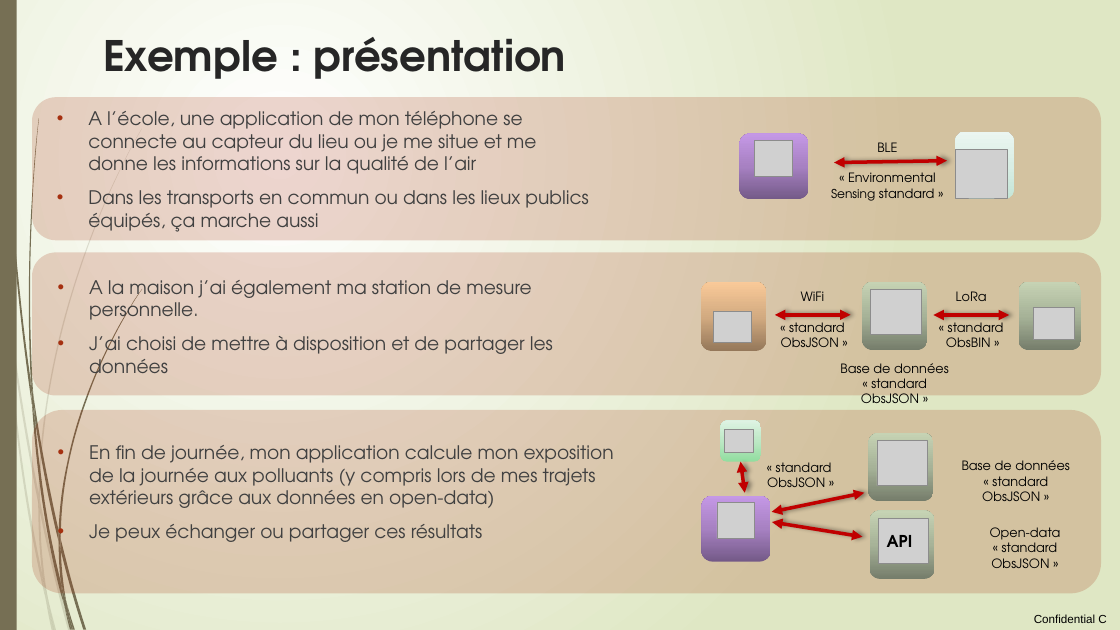
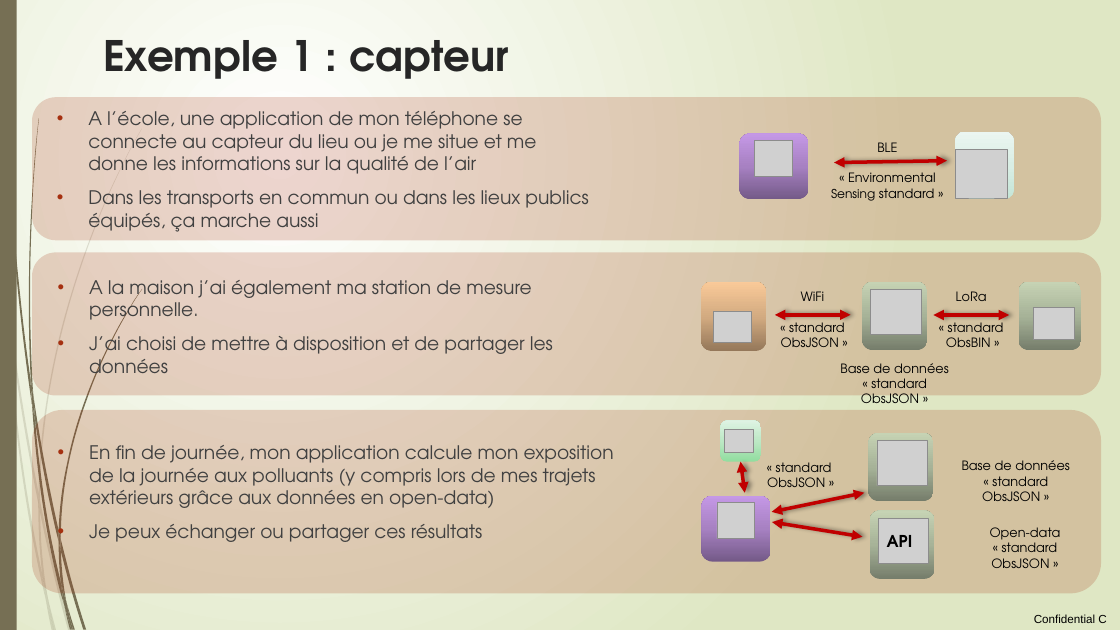
Before and after one commit to loco-philippe/Environmental-Sensing, a slide deck: slide 9 of documentation/initiative citoyenne.pptx. Drawn at 1120x630 pixels with LibreOffice and Linux fonts; fonts in the diff are those of the drawing; grey boxes stand for pictures; background and template pictures are left out. Boxes give left, top, right and bottom in pixels: in the first picture for what was removed or moved away, otherwise in the second. Text is boxed around its words. In the diff, an @@ line names an element or a change of style, - is before the commit and + after.

```diff
--- a/documentation/initiative citoyenne.pptx
+++ b/documentation/initiative citoyenne.pptx
@@ title at bbox=[103, 40, 509, 79]: text changed @@
-Exemple : présentation
+Exemple 1 : capteur
```
Also in this commit, not shown: 18 other slides changed, 1 slide added, 1 other file.
